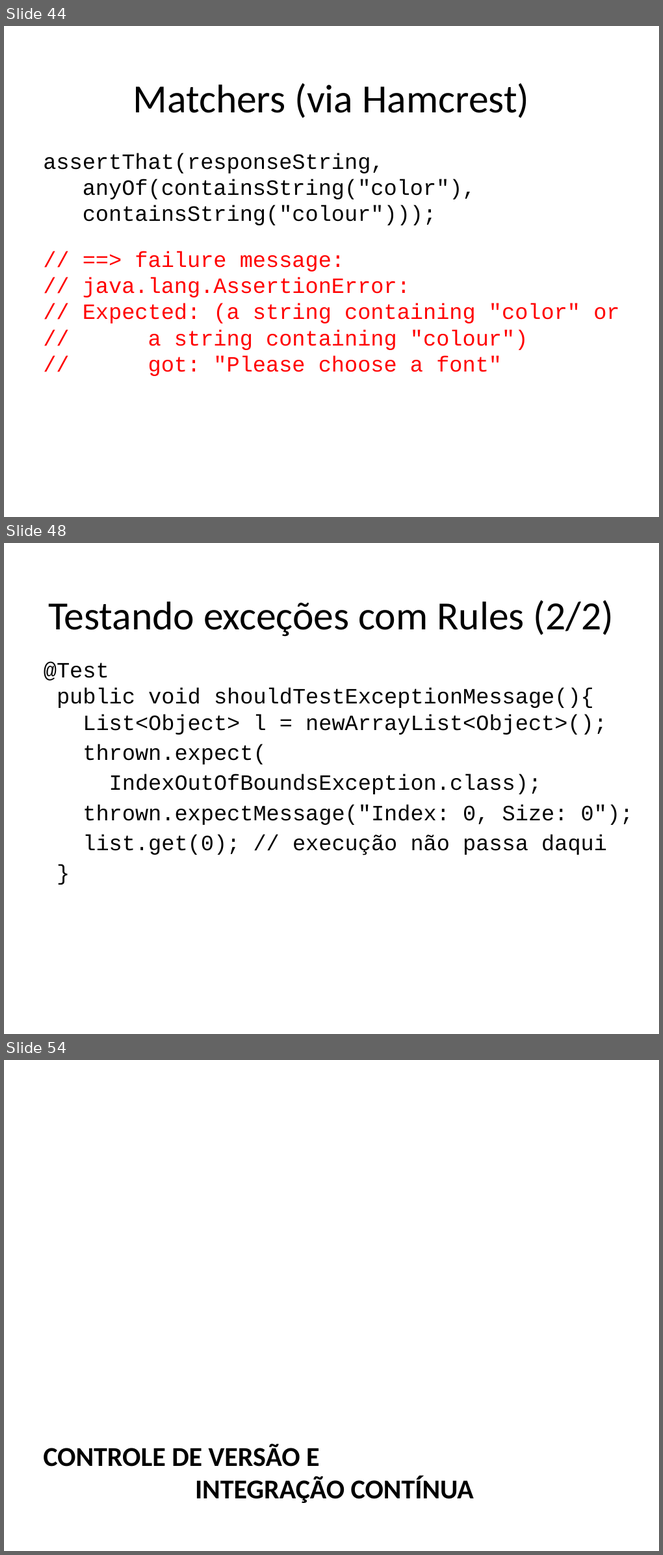
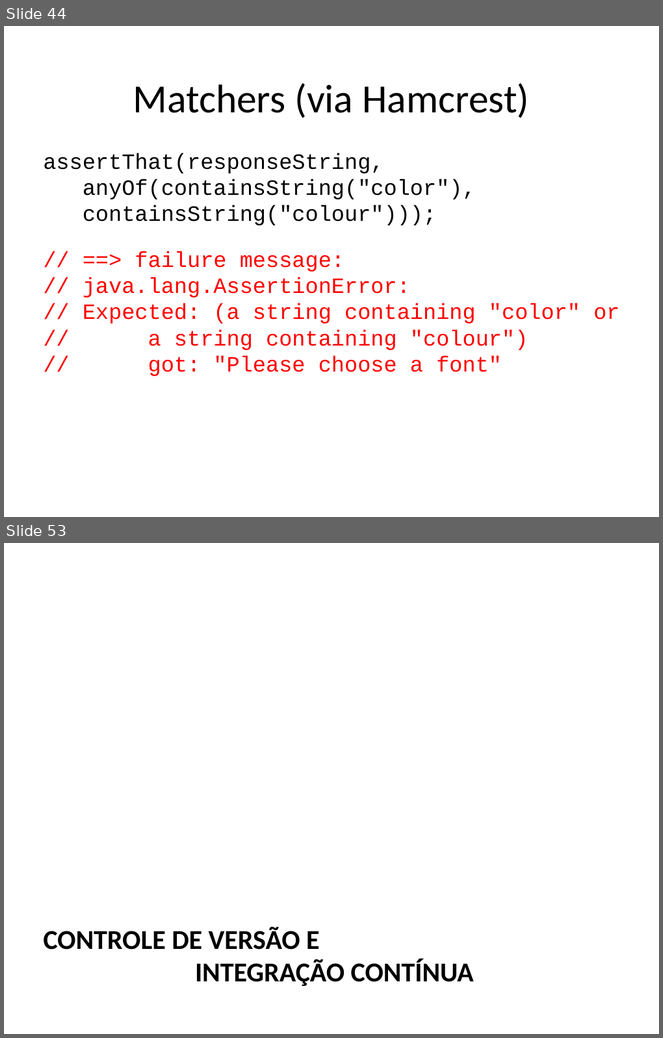
Before and after one commit to STAR-RG/testing-cin, a slide deck: slides.pptx. Shown one above the other, each under a label of ours: slides 44, 48 and 54 before the commit, slides 44 and 53 after it; the slides between them are not shown. The pictures are 663x1555 and 663x1038 pixels, drawn with LibreOffice and Linux fonts; fonts in the diff are those of the drawing. Boxes give left, top, right and bottom in pixels: in the first picture for what was removed or moved away, otherwise in the second. Text is boxed around its words. In the diff, an @@ line names an element or a change of style, - is before the commit and + after.

Commit message:
Add files via upload
minor changes after class

```diff
--- a/slides.pptx
+++ b/slides.pptx
@@ slide 48 removed at bbox=[4, 543, 659, 1034], background #FFFFFF @@
@@ text removed at bbox=[48, 600, 614, 637] @@
-Testando exceções com Rules (2/2)
@@ text removed at bbox=[44, 661, 634, 856] @@
-@Test
-public void shouldTestExceptionMessage(){
-List<Object> l = newArrayList<Object>();
-thrown.expect(
-IndexOutOfBoundsException.class);
-thrown.expectMessage("Index: 0, Size: 0");
-list.get(0); // execução não passa daqui
-}
@@ what was slide 54 is now slide 53 @@
```
Also in this commit, not shown: 9 slides changed, 3 slides added, 3 other slides removed.
